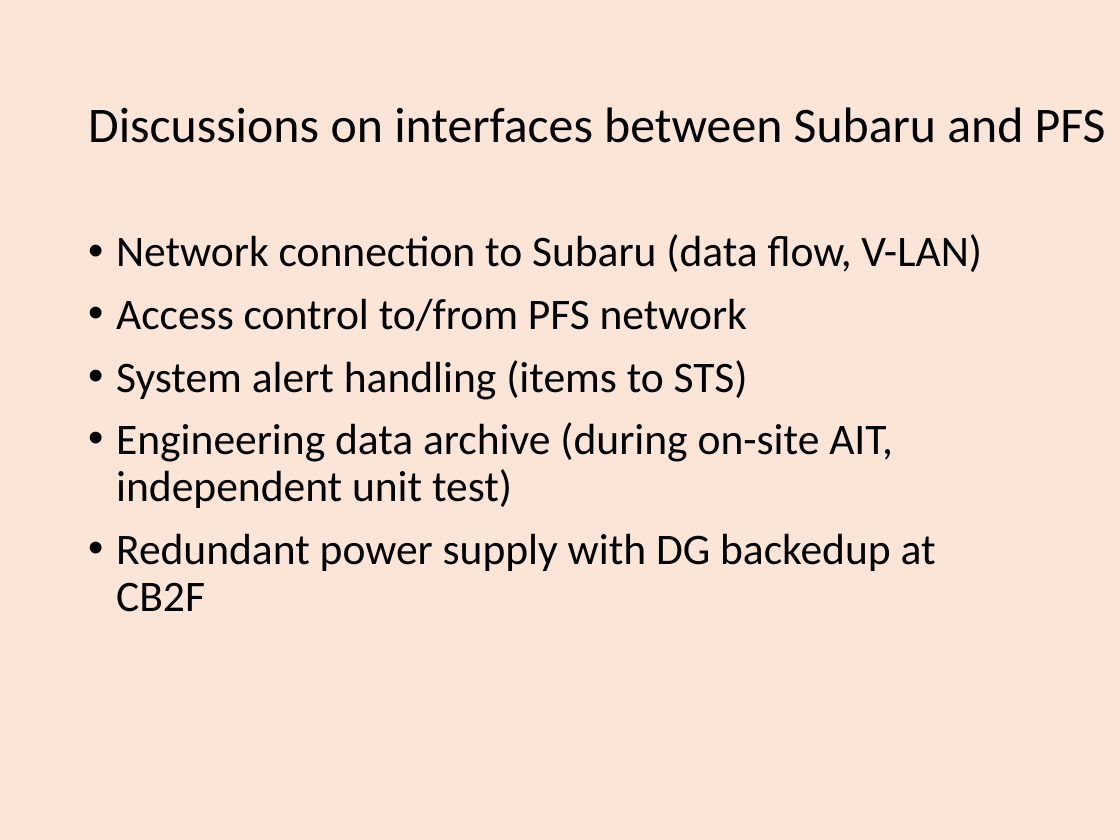
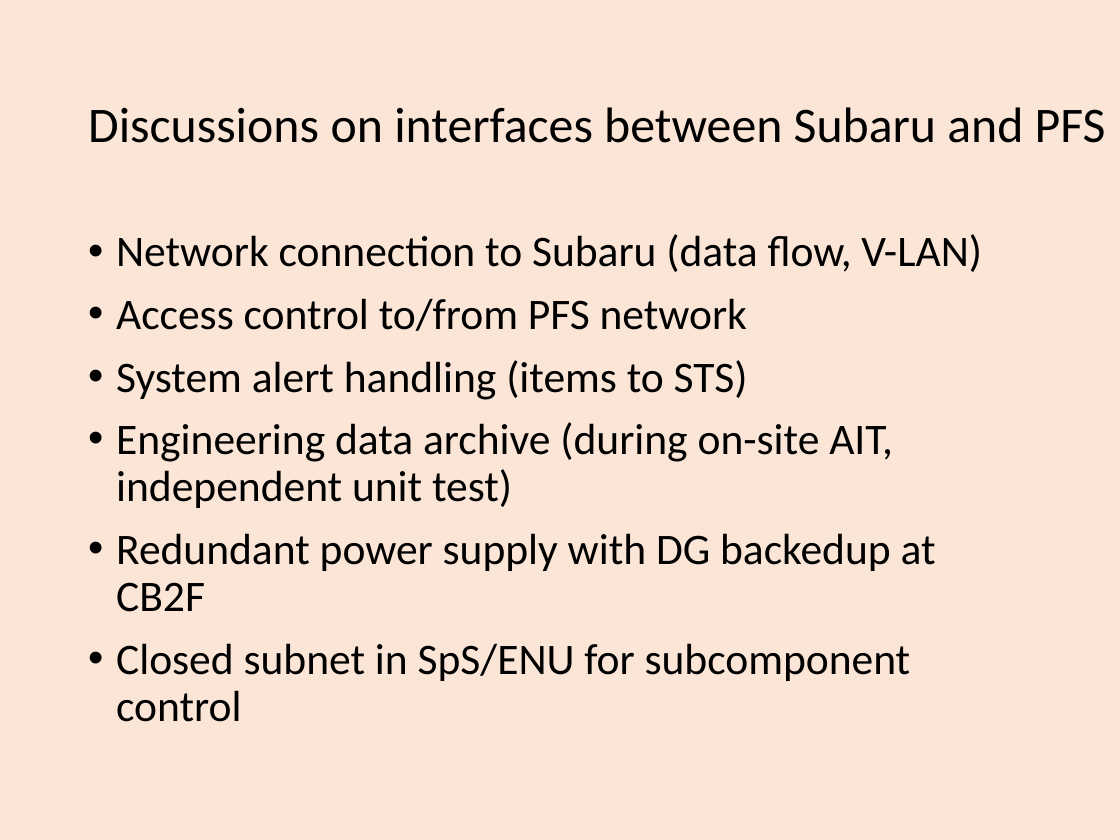
Before and after one commit to Subaru-PFS/ics_doc, a slide deck: slide 103 of SSN-00029.pptx (slide 95 before the commit). Drawn at 1120x840 pixels with LibreOffice and Linux fonts; fonts in the diff are those of the drawing. Boxes give left, top, right and bottom in pixels: in the first picture for what was removed or moved away, otherwise in the second. Text is boxed around its words. In the diff, an @@ line names an element or a change of style, - is before the commit and + after.

```diff
--- a/SSN-00029.pptx
+++ b/SSN-00029.pptx
@@ text at (x1=116, y1=643, x2=911, y2=722): paragraph added @@
+• Closed subnet in SpS/ENU for subcomponent control
```
Also in this commit, not shown: 11 other slides changed, 12 slides added, 3 slides removed.
